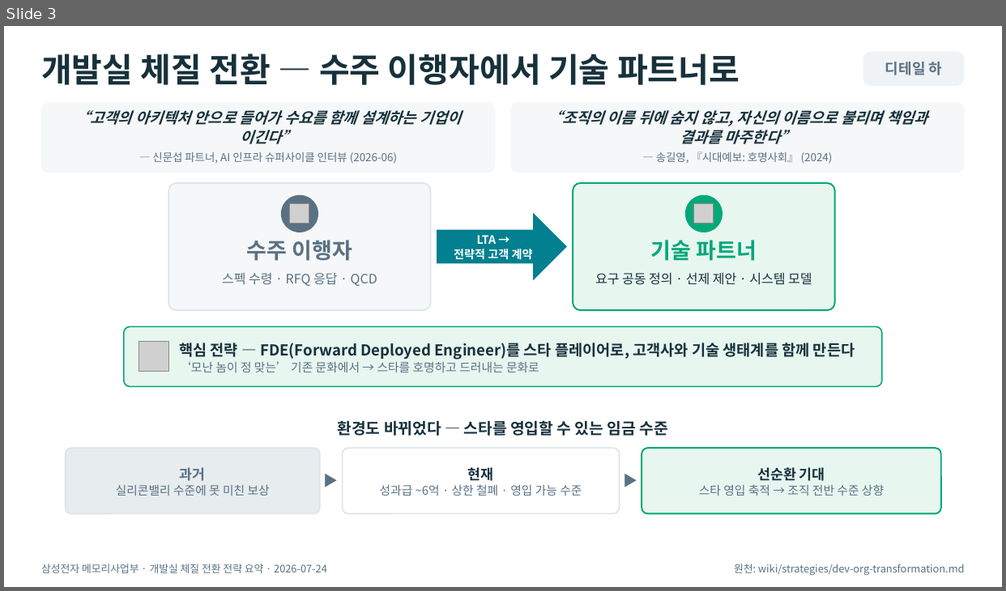
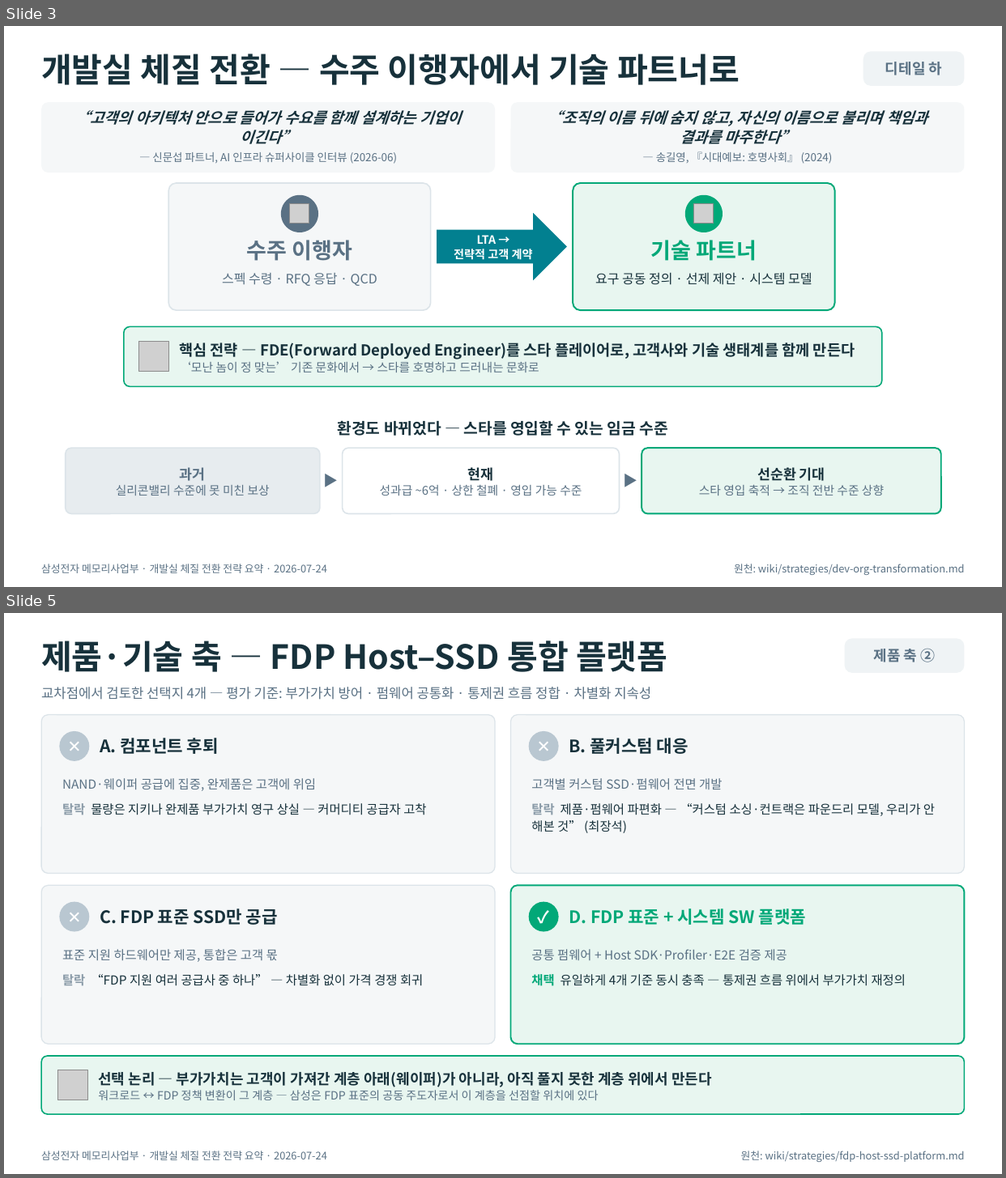
Before and after one commit to k31001/action-learning, a slide deck: outputs/presentation/dev-transformation-summary.pptx. Shown one above the other, each under a label of ours: slide 3 before the commit, slides 3 and 5 after it; the slides between them are not shown. The pictures are 1006x591 and 1006x1178 pixels, drawn with LibreOffice and Linux fonts; fonts in the diff are those of the drawing; grey boxes stand for pictures. Boxes give left, top, right and bottom in pixels: in the first picture for what was removed or moved away, otherwise in the second. Text is boxed around its words. In the diff, an @@ line names an element or a change of style, - is before the commit and + after.

```diff
--- a/outputs/presentation/dev-transformation-summary.pptx
+++ b/outputs/presentation/dev-transformation-summary.pptx
@@ slide 5 added at bbox=[4, 613, 1002, 1174], background #FFFFFF @@
@@ text added at bbox=[41, 641, 667, 672], 32 pt, text #17313B, bold @@
+제품·기술 축 — FDP Host–SSD 통합 플랫폼
@@ rounded rectangle added at bbox=[845, 638, 965, 673], fill #EFF3F5, 14 pt, text #5A7184, bold @@
+제품 축 ②
@@ text added at bbox=[41, 687, 651, 700], 13 pt, text #5A7184 @@
+교차점에서 검토한 선택지 4개 — 평가 기준: 부가가치 방어 · 펌웨어 공통화 · 통제권 흐름 정합 · 차별화 지속성
@@ rounded rectangle added at bbox=[41, 715, 495, 874], fill #F5F7F8, outline #DCE4E9 1 pt @@
@@ ellipse added at bbox=[59, 731, 89, 761], fill #B9C7D1, 16 pt, text #FFFFFF, bold @@
+✕
@@ rounded rectangle added at bbox=[511, 715, 965, 874], fill #F5F7F8, outline #DCE4E9 1 pt @@
@@ ellipse added at bbox=[529, 731, 559, 761], fill #B9C7D1, 16 pt, text #FFFFFF, bold @@
+✕
@@ text added at bbox=[100, 738, 219, 754], 16.5 pt, text #17313B, bold @@
+A. 컴포넌트 후퇴
@@ text added at bbox=[569, 738, 688, 754], 16.5 pt, text #17313B, bold @@
+B. 풀커스텀 대응
@@ text added at bbox=[62, 778, 316, 791], 12 pt, text #5A7184 @@
+NAND·웨이퍼 공급에 집중, 완제품은 고객에 위임
@@ text added at bbox=[531, 778, 722, 790], 12 pt, text #5A7184 @@
+고객별 커스텀 SSD·펌웨어 전면 개발
@@ text added at bbox=[62, 803, 426, 815], 12 pt, text #17313B @@
+탈락 물량은 지키나 완제품 부가가치 영구 상실 — 커머디티 공급자 고착
@@ text added at bbox=[531, 803, 935, 833], 12 pt, text #17313B @@
+탈락 제품·펌웨어 파편화 — “커스텀 소싱·컨트랙은 파운드리 모델, 우리가 안 해본 것” (최장석)
@@ rounded rectangle added at bbox=[41, 885, 495, 1044], fill #F5F7F8, outline #DCE4E9 1 pt @@
@@ ellipse added at bbox=[59, 902, 89, 932], fill #B9C7D1, 16 pt, text #FFFFFF, bold @@
+✕
@@ rounded rectangle added at bbox=[511, 885, 965, 1044], fill #E8F6F0, outline #02A878 1.5 pt @@
@@ ellipse added at bbox=[529, 902, 559, 932], fill #02A878, 16 pt, text #FFFFFF, bold @@
+✓
@@ text added at bbox=[100, 909, 278, 925], 16.5 pt, text #17313B, bold @@
+C. FDP 표준 SSD만 공급
@@ text added at bbox=[569, 909, 806, 925], 16.5 pt, text #02A878, bold @@
+D. FDP 표준 + 시스템 SW 플랫폼
@@ text added at bbox=[62, 949, 278, 962], 12 pt, text #5A7184 @@
+표준 지원 하드웨어만 제공, 통합은 고객 몫
@@ text added at bbox=[531, 949, 787, 960], 12 pt, text #5A7184 @@
+공통 펌웨어 + Host SDK·Profiler·E2E 검증 제공
@@ text added at bbox=[62, 974, 423, 986], 12 pt, text #17313B @@
+탈락 “FDP 지원 여러 공급사 중 하나” — 차별화 없이 가격 경쟁 회귀
@@ text added at bbox=[531, 974, 906, 986], 12 pt, text #17313B @@
+채택 유일하게 4개 기준 동시 충족 — 통제권 흐름 위에서 부가가치 재정의
@@ rounded rectangle added at bbox=[41, 1056, 965, 1114], fill #E8F6F0, outline #02A878 1.25 pt @@
@@ picture added at bbox=[58, 1071, 88, 1101] @@
@@ text added at bbox=[98, 1072, 712, 1101], 11 pt, text #5A7184 @@
+선택 논리 — 부가가치는 고객이 가져간 계층 아래(웨이퍼)가 아니라, 아직 풀지 못한 계층 위에서 만든다
+워크로드 ↔ FDP 정책 변환이 그 계층 — 삼성은 FDP 표준의 공동 주도자로서 이 계층을 선점할 위치에 있다
@@ text added at bbox=[41, 1151, 327, 1161], 10 pt, text #5A7184 @@
+삼성전자 메모리사업부 · 개발실 체질 전환 전략 요약 · 2026-07-24
@@ text added at bbox=[741, 1151, 965, 1162], 10 pt, text #5A7184 @@
+원천: wiki/strategies/fdp-host-ssd-platform.md
```
Also in this commit, not shown: 1 slide changed, 1 other slide added, 1 slide removed, 18 other files.
